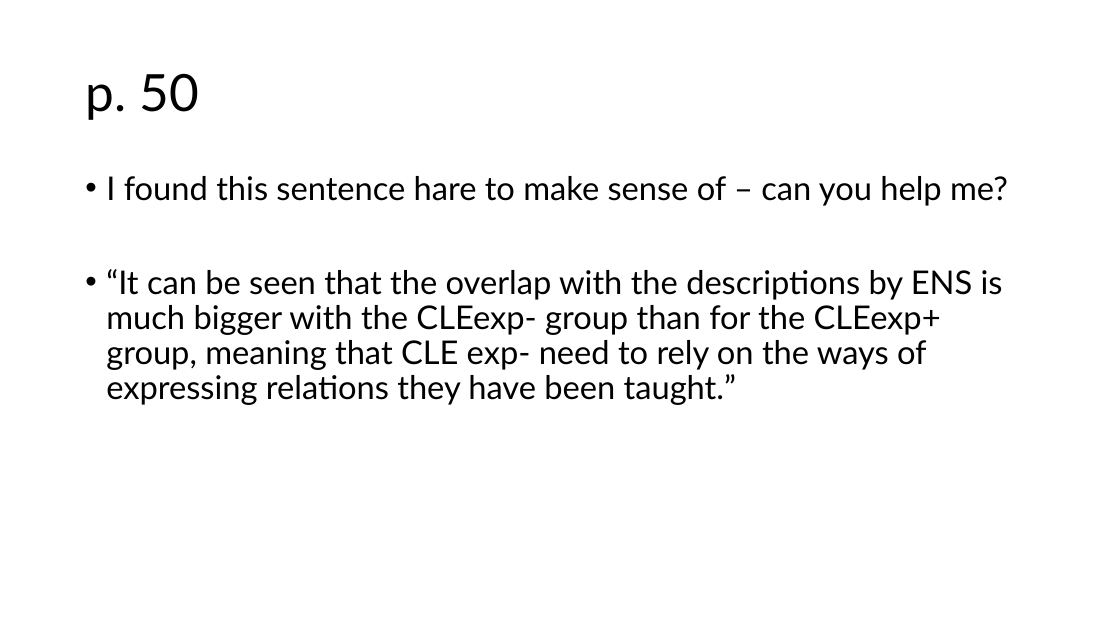
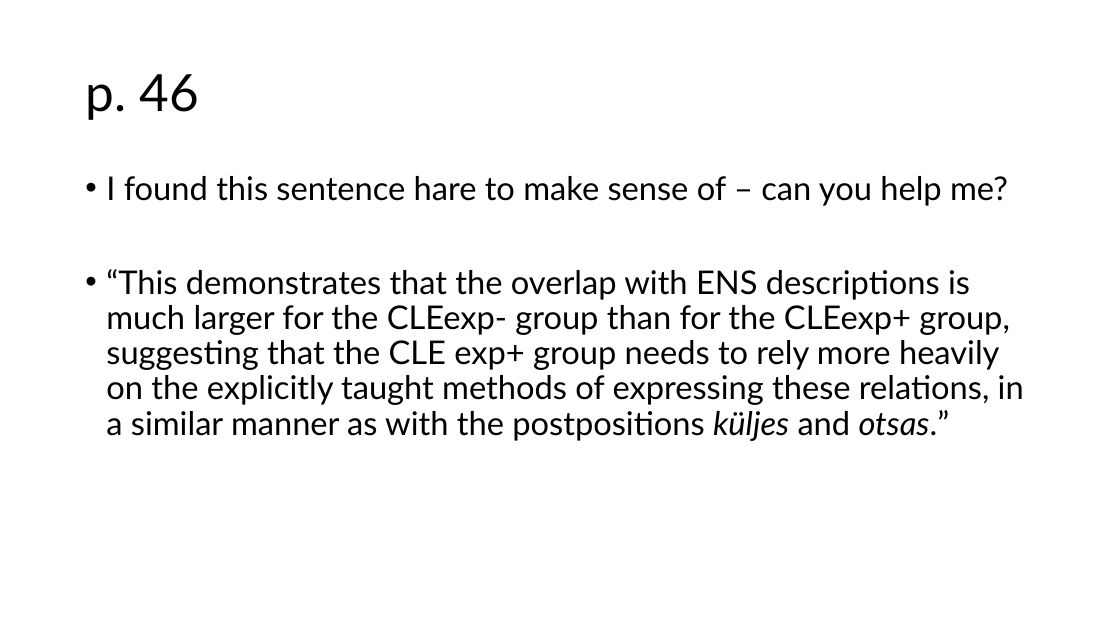
Before and after one commit to lajanda/lajanda.github.io, a slide deck: slide 24 of conference presentations/Defense_Bleive.pptx. Drawn at 1120x630 pixels with LibreOffice and Linux fonts; fonts in the diff are those of the drawing. Boxes give left, top, right and bottom in pixels: in the first picture for what was removed or moved away, otherwise in the second. Text is boxed around its words. In the diff, an @@ line names an element or a change of style, - is before the commit and + after.

```diff
--- a/conference presentations/Defense_Bleive.pptx
+++ b/conference presentations/Defense_Bleive.pptx
@@ title at (85,74,199,120): text changed @@
-p. 50
+p. 46
@@ text at (106,269,1024,441): text changed @@
-• “It can be seen that the overlap with the descriptions by ENS is much bigger with the CLEexp- group than for the CLEexp+ group, meaning that CLE exp- need to rely on the ways of expressing relations they have been taught.”
+• “This demonstrates that the overlap with ENS descriptions is much larger for the CLEexp- group than for the CLEexp+ group, suggesting that the CLE exp+ group needs to rely more heavily on the explicitly taught methods of expressing these relations, in a similar manner as with the postpositions küljes and otsas.”
```
Also in this commit, not shown: 9 other slides changed, 1 other file.
